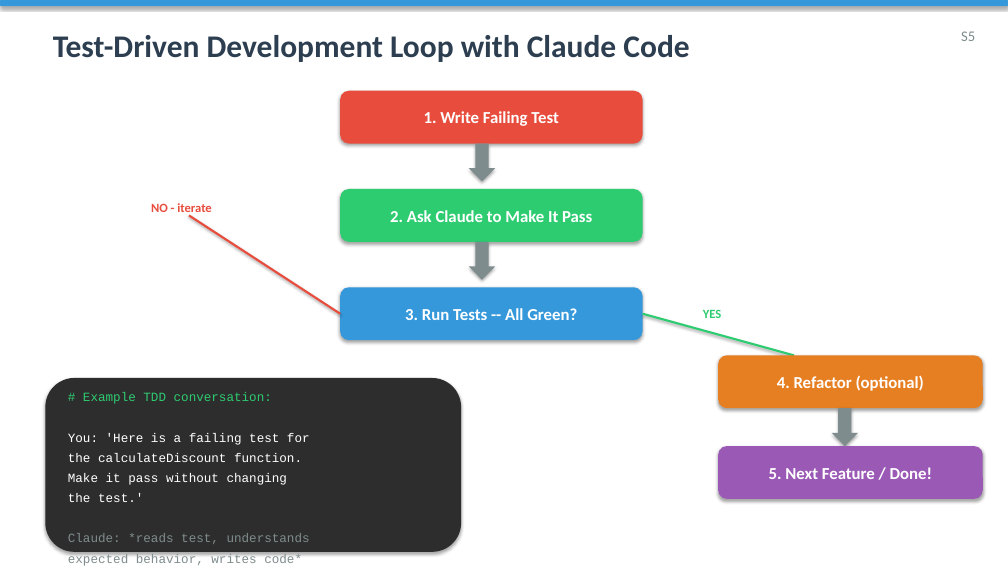
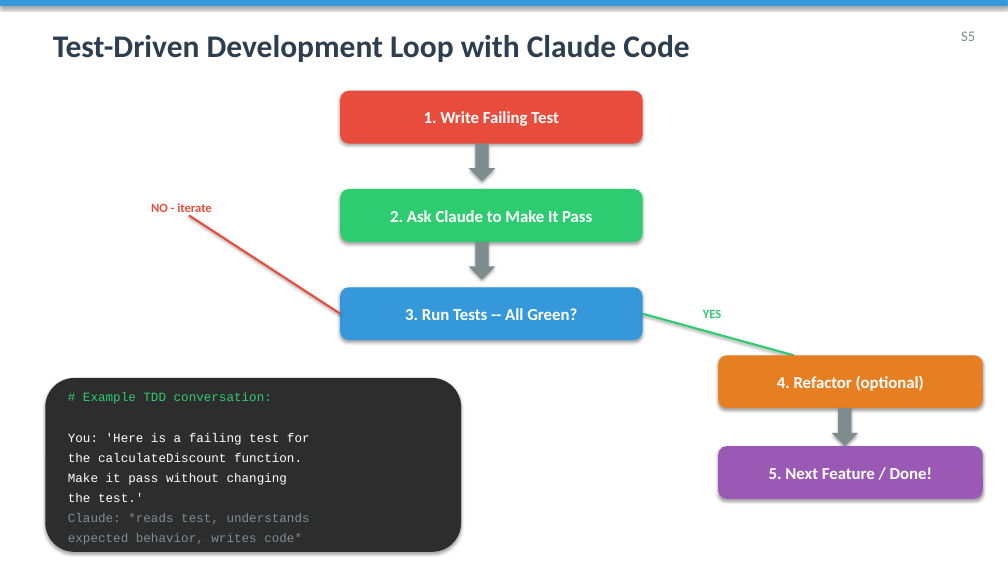
Before and after one commit to rsakate/cca-f, a slide deck: slide 21 of week-3/CCA-F_Module3_Claude_Code_Config_Workflows.pptx. Drawn at 1008x567 pixels with LibreOffice and Linux fonts; fonts in the diff are those of the drawing. Boxes give left, top, right and bottom in pixels: in the first picture for what was removed or moved away, otherwise in the second. Text is boxed around its words. In the diff, an @@ line names an element or a change of style, - is before the commit and + after.

```diff
--- a/week-3/CCA-F_Module3_Claude_Code_Config_Workflows.pptx
+++ b/week-3/CCA-F_Module3_Claude_Code_Config_Workflows.pptx
@@ text "# Example TDD conversation:" rewrapped from bbox=[68, 392, 310, 566] to bbox=[68, 392, 310, 545] @@
```
Also in this commit, not shown: 5 other slides changed.
